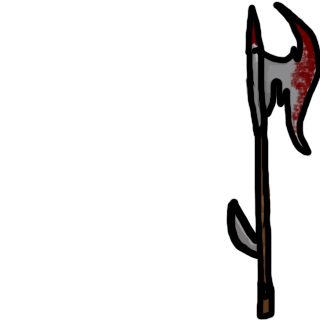
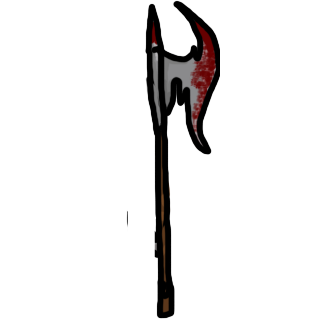
Layered file, before and after one edit (320x320). Changes by layer:
removed layer "Left Hand" over [226, 1, 320, 320]
renamed "Фон" to "Шар 2", showed it, painted on it over [126, 0, 320, 320]
